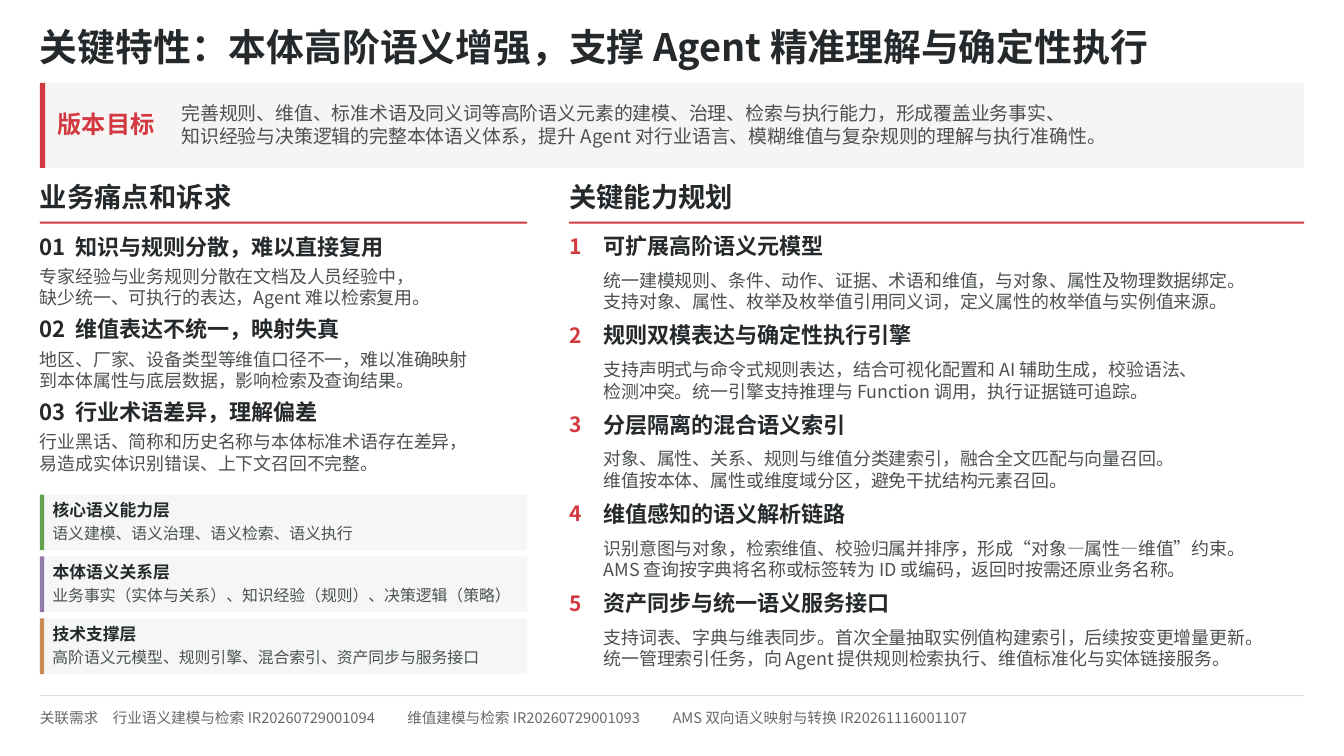
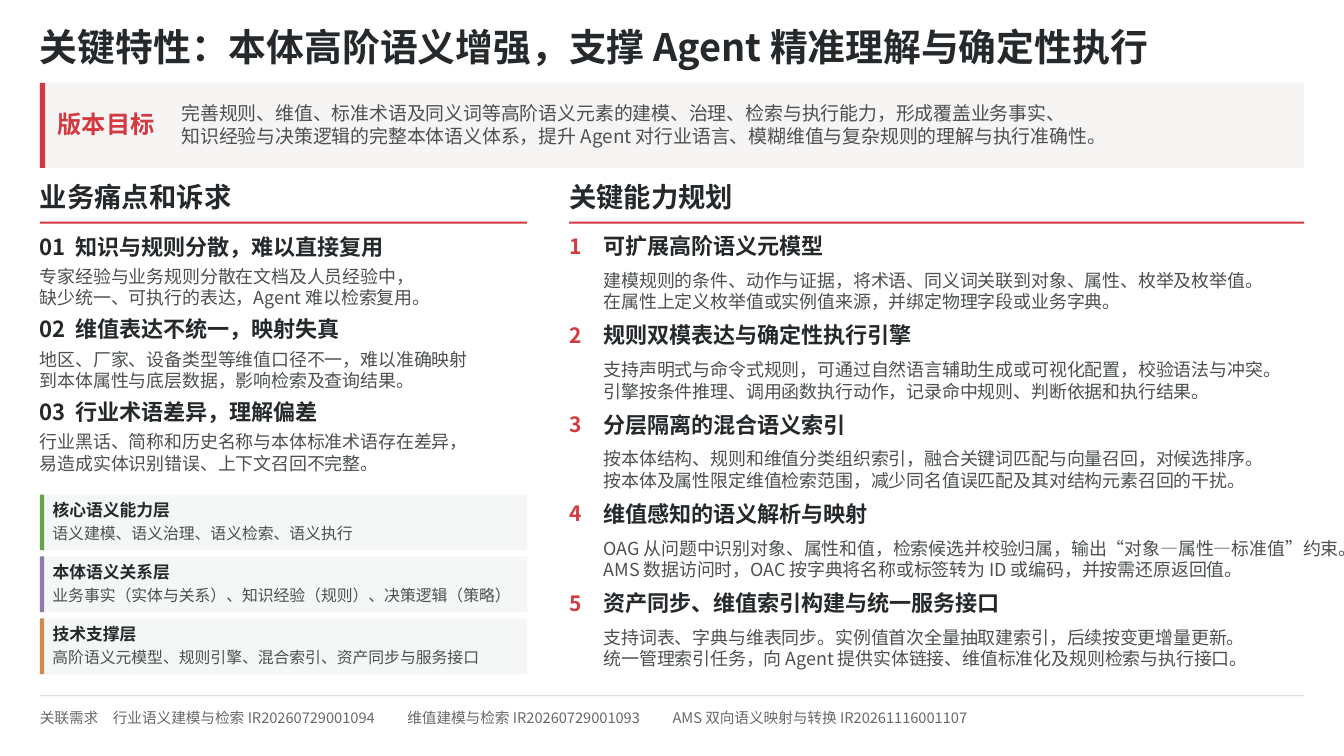
Before and after one commit to cfwl100/onology_dsl, a slide deck: slide 1 of docs/本体维值与行业语义建模检索_关键特性_RP.pptx. Drawn at 1344x756 pixels with LibreOffice and Linux fonts; fonts in the diff are those of the drawing. Boxes give left, top, right and bottom in pixels: in the first picture for what was removed or moved away, otherwise in the second. Text is boxed around its words. In the diff, an @@ line names an element or a change of style, - is before the commit and + after.

Commit message:
docs: 刷新 RP 五项关键能力及索引构建、查询映射边界

```diff
--- a/docs/本体维值与行业语义建模检索_关键特性_RP.pptx
+++ b/docs/本体维值与行业语义建模检索_关键特性_RP.pptx
@@ text at bbox=[604, 272, 1263, 310]: text changed @@
-统一建模规则、条件、动作、证据、术语和维值，与对象、属性及物理数据绑定。
-支持对象、属性、枚举及枚举值引用同义词，定义属性的枚举值与实例值来源。
+建模规则的条件、动作与证据，将术语、同义词关联到对象、属性、枚举及枚举值。
+在属性上定义枚举值或实例值来源，并绑定物理字段或业务字典。
@@ text at bbox=[604, 361, 1281, 400]: text changed @@
-支持声明式与命令式规则表达，结合可视化配置和 AI 辅助生成，校验语法、
-检测冲突。统一引擎支持推理与 Function 调用，执行证据链可追踪。
+支持声明式与命令式规则，可通过自然语言辅助生成或可视化配置，校验语法与冲突。
+引擎按条件推理、调用函数执行动作，记录命中规则、判断依据和执行结果。
@@ text at bbox=[604, 450, 1263, 489]: text changed @@
-对象、属性、关系、规则与维值分类建索引，融合全文匹配与向量召回。
-维值按本体、属性或维度域分区，避免干扰结构元素召回。
+按本体结构、规则和维值分类组织索引，融合关键词匹配与向量召回，对候选排序。
+按本体及属性限定维值检索范围，减少同名值误匹配及其对结构元素召回的干扰。
@@ text at bbox=[604, 503, 868, 524]: text changed @@
-维值感知的语义解析链路
+维值感知的语义解析与映射
@@ text at bbox=[604, 540, 1344, 578]: text changed @@
-识别意图与对象，检索维值、校验归属并排序，形成“对象—属性—维值”约束。
-AMS 查询按字典将名称或标签转为 ID 或编码，返回时按需还原业务名称。
+OAG 从问题中识别对象、属性和值，检索候选并校验归属，输出“对象—属性—标准值”约束。
+AMS 数据访问时，OAC 按字典将名称或标签转为 ID 或编码，并按需还原返回值。
@@ text at bbox=[604, 592, 1000, 613]: text changed @@
-资产同步与统一语义服务接口
+资产同步、维值索引构建与统一服务接口
@@ text at bbox=[604, 629, 1248, 670]: text changed @@
-支持词表、字典与维表同步。首次全量抽取实例值构建索引，后续按变更增量更新。
-统一管理索引任务，向 Agent 提供规则检索执行、维值标准化与实体链接服务。
+支持词表、字典与维表同步。实例值首次全量抽取建索引，后续按变更增量更新。
+统一管理索引任务，向 Agent 提供实体链接、维值标准化及规则检索与执行接口。
```
